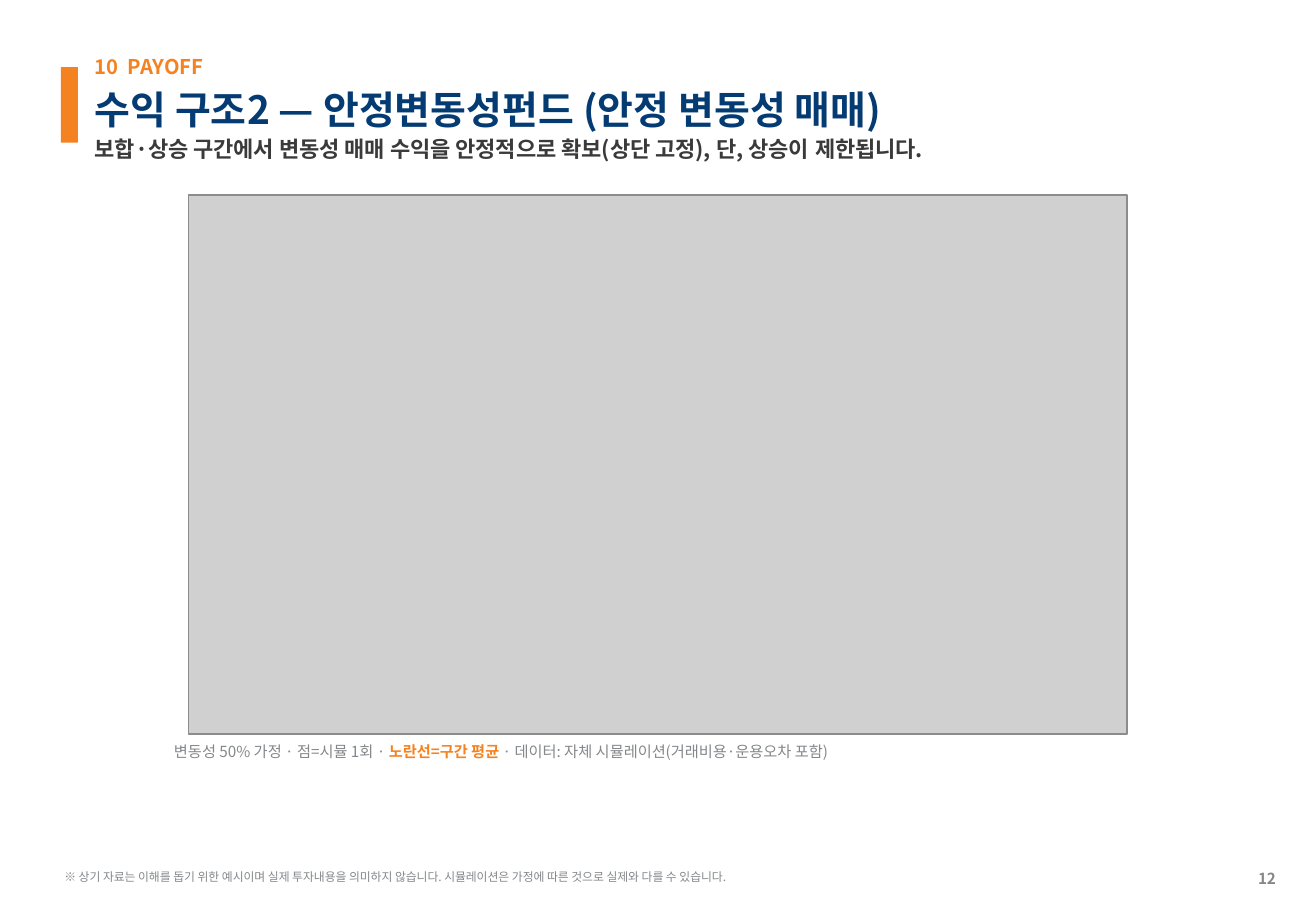
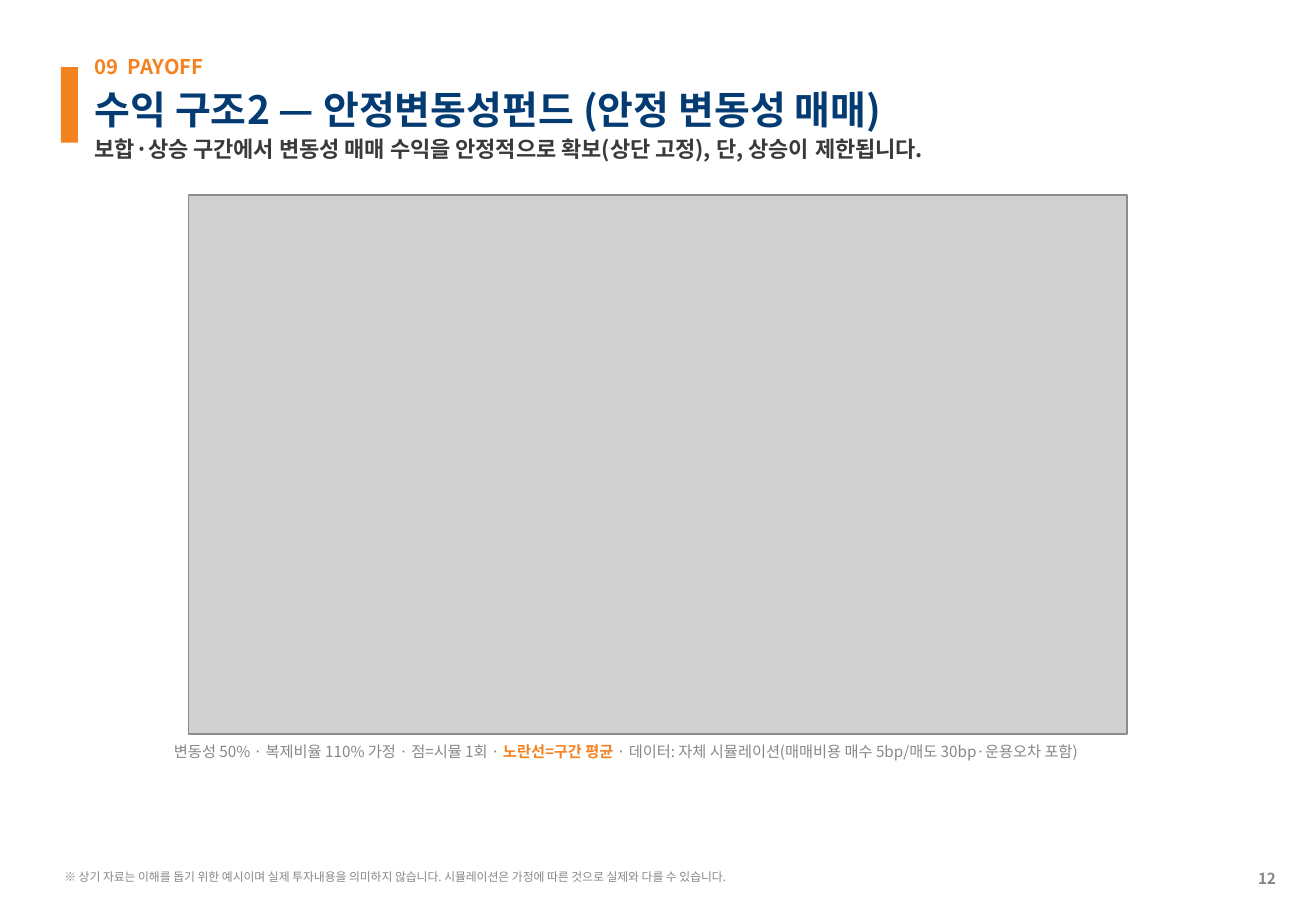
Before and after one commit to gamer383-bit/Volatility-Fund, a slide deck: slide 12 of 제안서/변동성하베스트펀드_KOSPI200_v1_20260715.pptx. Drawn at 1316x914 pixels with LibreOffice and Linux fonts; fonts in the diff are those of the drawing; grey boxes stand for pictures. Boxes give left, top, right and bottom in pixels: in the first picture for what was removed or moved away, otherwise in the second. Text is boxed around its words. In the diff, an @@ line names an element or a change of style, - is before the commit and + after.

```diff
--- a/제안서/변동성하베스트펀드_KOSPI200_v1_20260715.pptx
+++ b/제안서/변동성하베스트펀드_KOSPI200_v1_20260715.pptx
@@ text at (95, 58, 204, 75): text changed @@
-10 PAYOFF
+09 PAYOFF
@@ text at (174, 744, 1078, 761): text changed @@
-변동성 50% 가정 · 점=시뮬 1회 · 노란선=구간 평균 · 데이터: 자체 시뮬레이션(거래비용·운용오차 포함)
+변동성 50% · 복제비율 110% 가정 · 점=시뮬 1회 · 노란선=구간 평균 · 데이터: 자체 시뮬레이션(매매비용 매수 5bp/매도 30bp·운용오차 포함)
```
Also in this commit, not shown: 9 other slides changed, 2 slides added, 1 slide removed, 5 other files.
